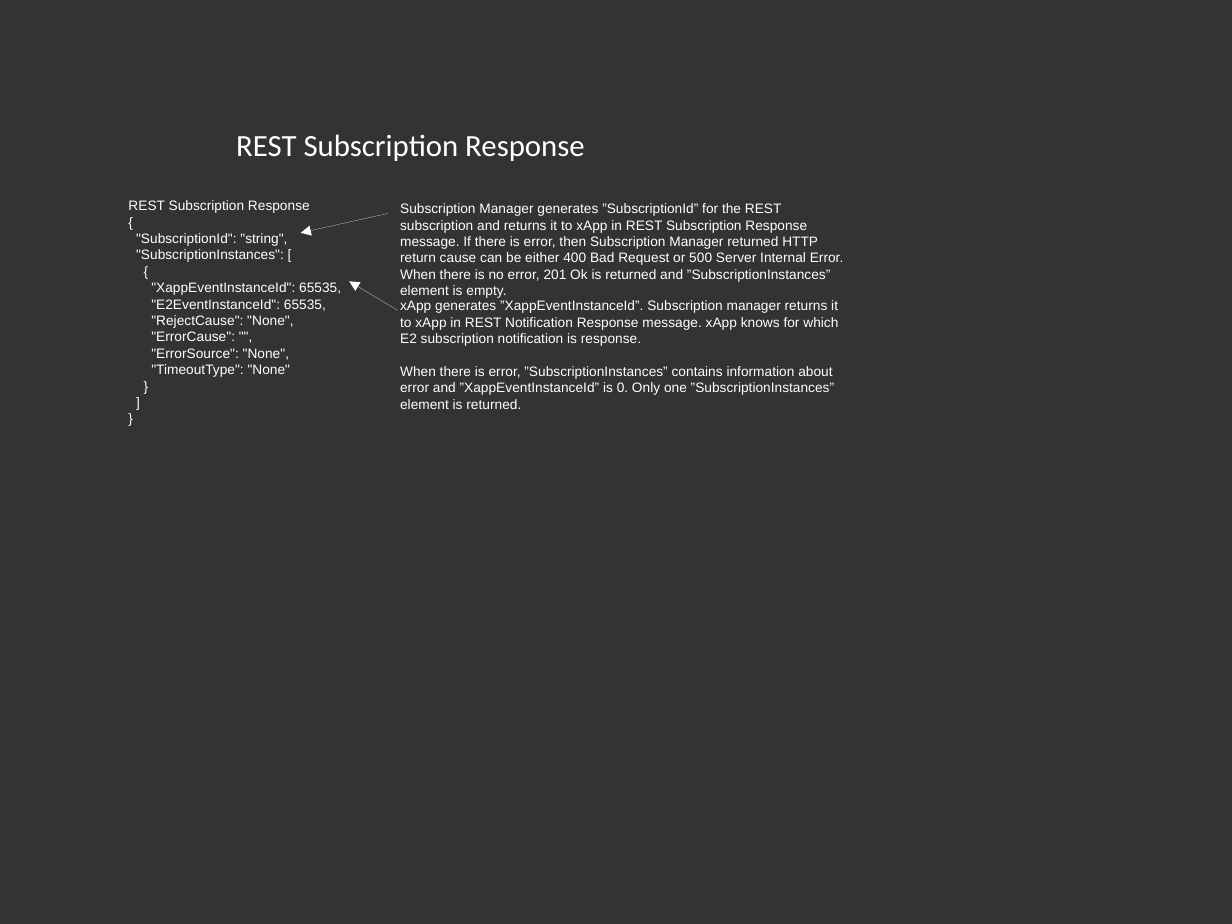
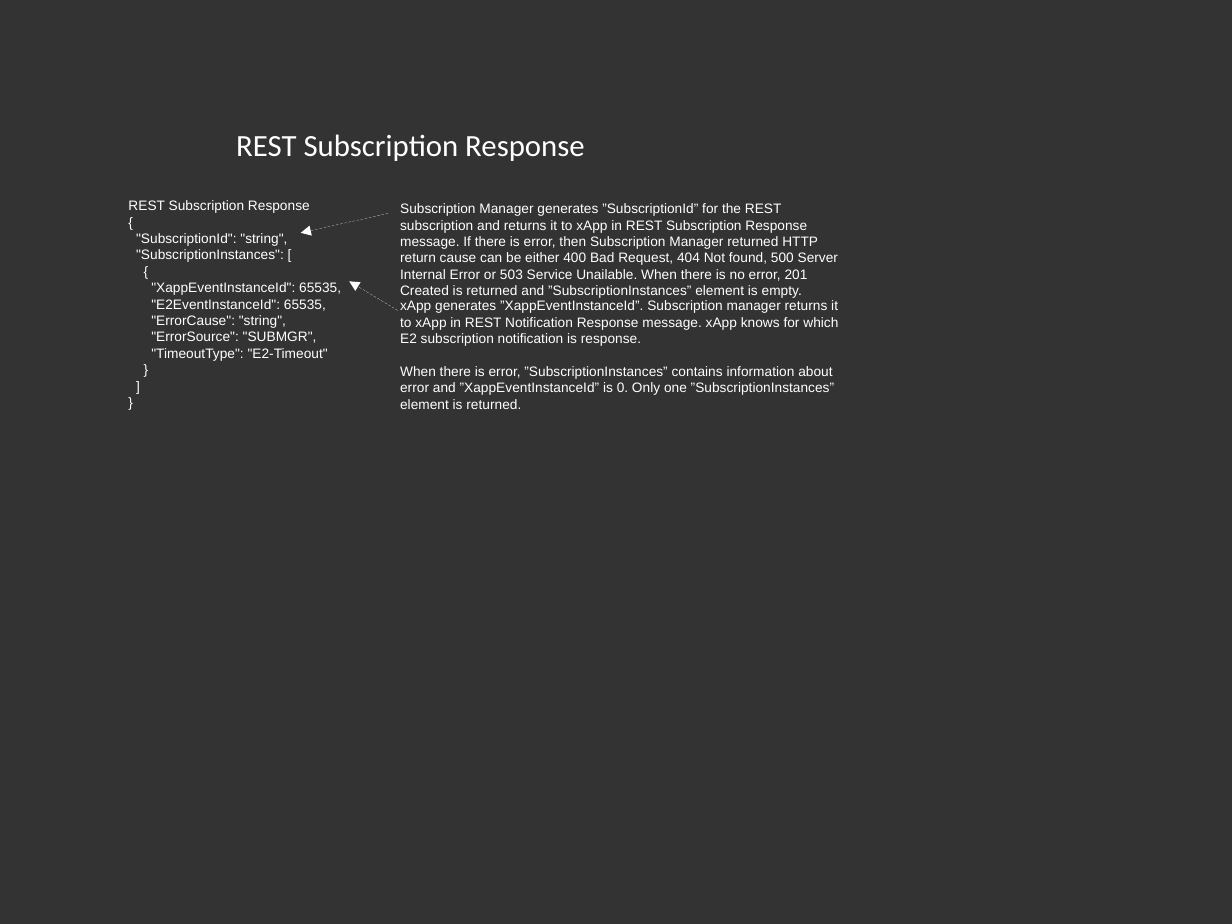
Before and after one commit to o-ran-sc/ric-plt-submgr, a slide deck: slide 12 of docs/images/source/SubManager REST pictures.odp. Drawn at 1232x924 pixels with LibreOffice and Linux fonts; fonts in the diff are those of the drawing. Boxes give left, top, right and bottom in pixels: in the first picture for what was removed or moved away, otherwise in the second. Text is boxed around its words. In the diff, an @@ line names an element or a change of style, - is before the commit and + after.

Commit message:
Subscription REST interface update  - xapp-frame update v0.8.5 -> v0.9.3  - Added REST interface chages introduced in new xapp-frame  - Document updated  - Added workarouds in dockerfile for outdated base image problem

```diff
--- a/docs/images/source/SubManager REST pictures.odp
+++ b/docs/images/source/SubManager REST pictures.odp
@@ text at bbox=[400, 203, 838, 298]: text changed @@
-Subscription Manager generates ”SubscriptionId” for the REST subscription and returns it to xApp in REST Subscription Response message. If there is error, then Subscription Manager returned HTTP return cause can be either 400 Bad Request or 500 Server Internal Error. When there is no error, 201 Ok is returned and ”SubscriptionInstances” element is empty.
+Subscription Manager generates ”SubscriptionId” for the REST subscription and returns it to xApp in REST Subscription Response message. If there is error, then Subscription Manager returned HTTP return cause can be either 400 Bad Request, 404 Not found, 500 Server Internal Error or 503 Service Unailable. When there is no error, 201 Created is returned and ”SubscriptionInstances” element is empty.
@@ text at bbox=[151, 315, 328, 361]: text changed @@
-"RejectCause": "None",
-"ErrorCause": "",
-"ErrorSource": "None",
-"TimeoutType": "None"
+"ErrorCause": "string",
+"ErrorSource": "SUBMGR",
+"TimeoutType": "E2-Timeout"
```
Also in this commit, not shown: 4 other slides changed, 12 other files.
